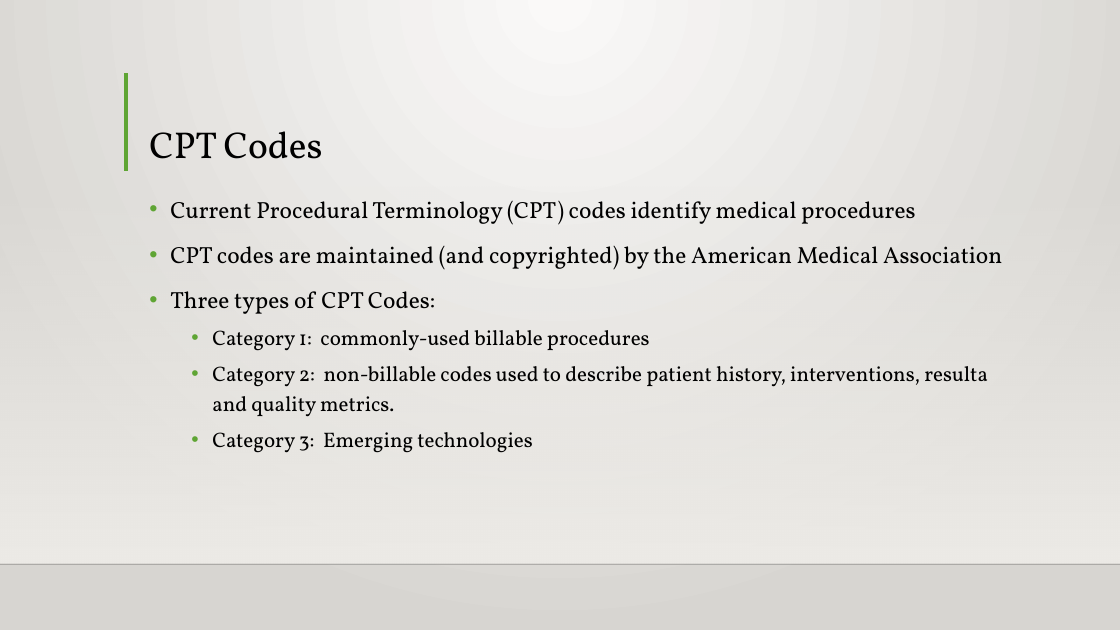
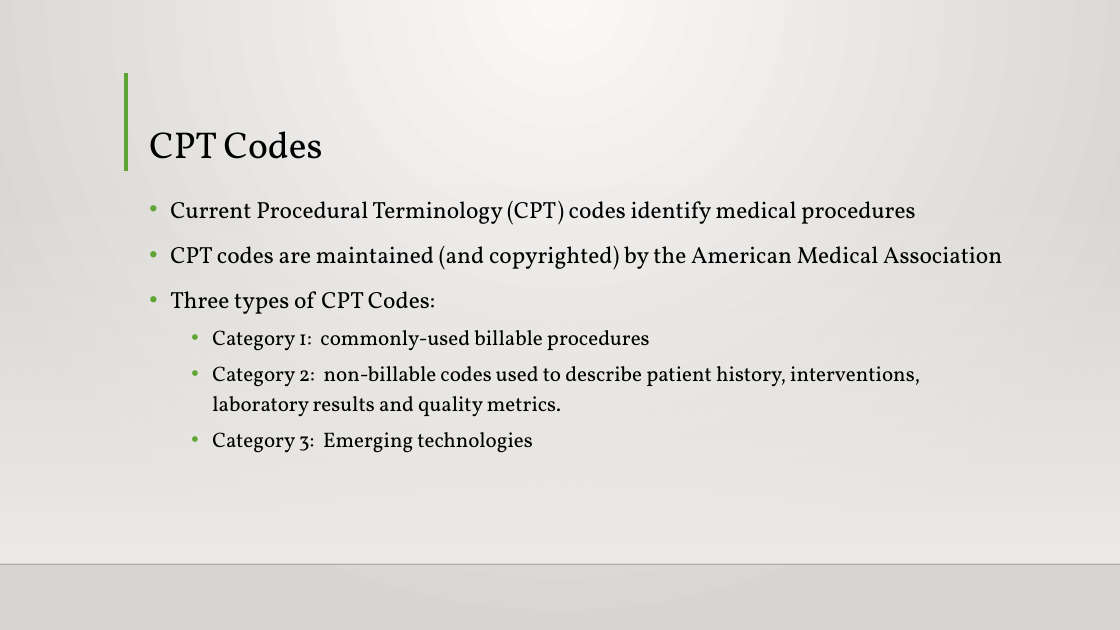
Before and after one commit to Intro-to-APCD/Intro-to-APCD.github.io, a slide deck: slide 2 of PowerPoints/Phase 3 - Claims Terminology/014 Procedure Codes and Revenue Codes.pptx. Drawn at 1120x630 pixels with LibreOffice and Linux fonts; fonts in the diff are those of the drawing; background and template pictures are left out. Boxes give left, top, right and bottom in pixels: in the first picture for what was removed or moved away, otherwise in the second. Text is boxed around its words. In the diff, an @@ line names an element or a change of style, - is before the commit and + after.

```diff
--- a/PowerPoints/Phase 3 - Claims Terminology/014 Procedure Codes and Revenue Codes.pptx
+++ b/PowerPoints/Phase 3 - Claims Terminology/014 Procedure Codes and Revenue Codes.pptx
@@ text at (212,366,920,417): text changed @@
-  • Category 2: non-billable codes used to describe patient history, interventions, resulta and quality metrics.
+  • Category 2: non-billable codes used to describe patient history, interventions, laboratory results and quality metrics.
```
Also in this commit, not shown: 1 other slide changed, 1 other file.
